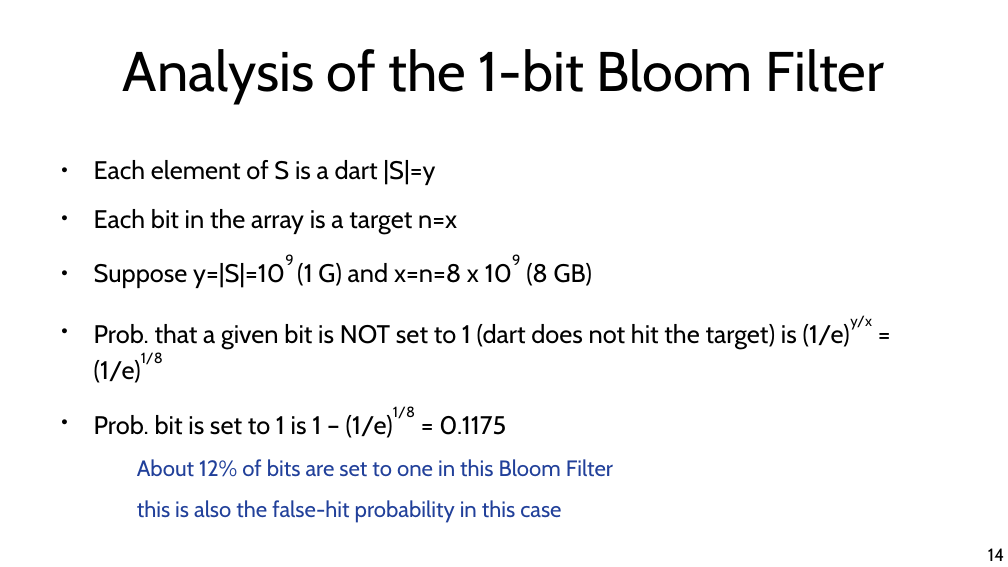
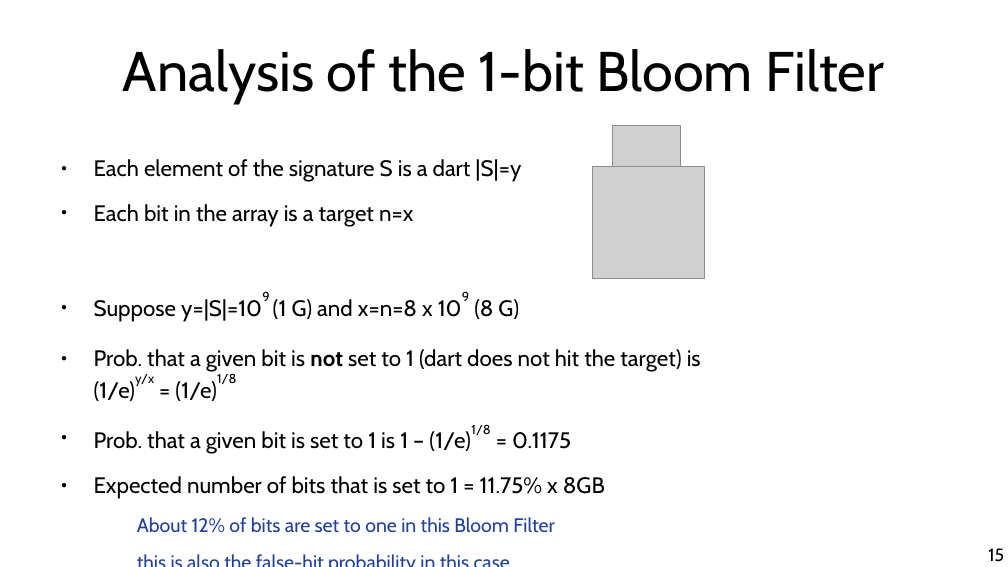
Before and after one commit to chatox/data-mining-course, a slide deck: slide 15 of theory/odp/tt24_bloom_filters.odp (slide 14 before the commit). Drawn at 1008x567 pixels with LibreOffice and Linux fonts; fonts in the diff are those of the drawing; grey boxes stand for pictures. Boxes give left, top, right and bottom in pixels: in the first picture for what was removed or moved away, otherwise in the second. Text is boxed around its words. In the diff, an @@ line names an element or a change of style, - is before the commit and + after.

```diff
--- a/theory/odp/tt24_bloom_filters.odp
+++ b/theory/odp/tt24_bloom_filters.odp
@@ picture added at box(612, 125, 681, 197) @@
@@ text at box(94, 159, 521, 182): text changed; size 20 to 17.6 pt @@
-● Each element of S is a dart |S|=y
+● Each element of the signature S is a dart |S|=y
@@ picture added at box(594, 167, 705, 279) @@
@@ text at box(94, 204, 554, 533): size 20 to 17.6 pt in "Each bit in the array is a ..."; size 17.5 to 15.4 pt in "About 12% of bits are set to ...", "this is also the false-hit probability in ..." @@
@@ text at box(94, 299, 701, 499): text changed; size 20 to 17.6 pt @@
-● Suppose y=|S|=109 (1 G) and x=n=8 x 109 (8 GB)
-● Prob. that a given bit is NOT set to 1 (dart does not hit the target) is (1/e)y/x = (1/e)1/8
-● Prob. bit is set to 1 is 1 – (1/e)1/8 = 0.1175
+● Suppose y=|S|=109 (1 G) and x=n=8 x 109 (8 G)
+● Prob. that a given bit is not set to 1 (dart does not hit the target) is
+  (1/e)y/x = (1/e)1/8
+● Prob. that a given bit is set to 1 is 1 – (1/e)1/8 = 0.1175
+● Expected number of bits that is set to 1 = 11.75% x 8GB
@@ page number at box(988, 548, 1004, 562): text changed @@
-14
+15
```
Also in this commit, not shown: 2 other slides changed, 1 slide added, 1 other file.
